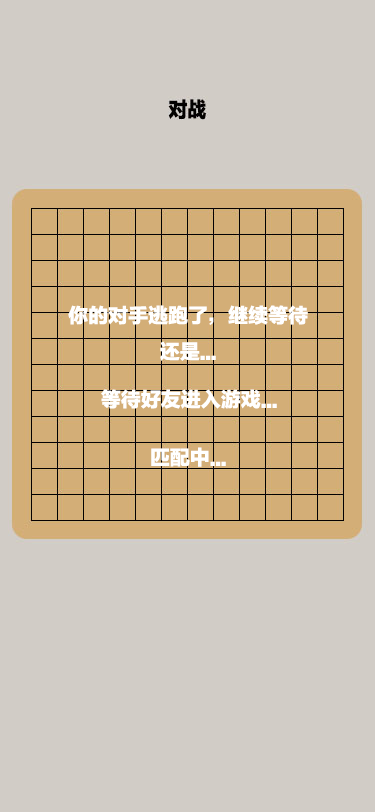
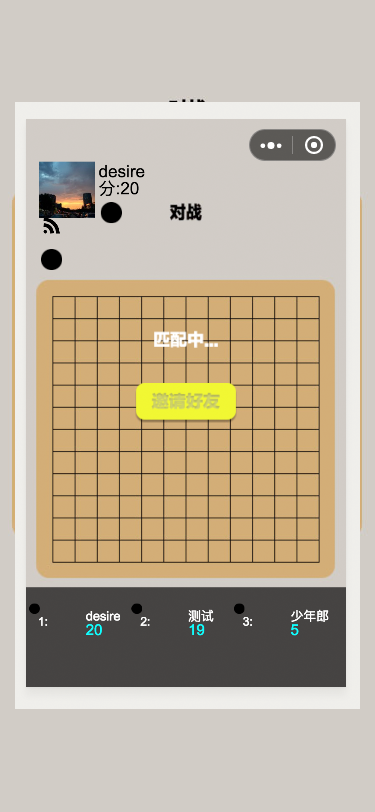
Two versions of the same layered image (375 × 812). Layer-by-layer changes:
showed group "组 2" (11 layers) over [15, 102, 360, 709]
added group "组 1 拷贝 6" with 3 layers in group "组 2" over [15, 102, 360, 709]
added layer "图层 2" in group "组 1 拷贝 6" over [15, 102, 360, 709]
added layer "取消邀请" in group "组 1 拷贝 6" over [139, 563, 219, 582]
added layer "圆角矩形 1" (1st of 7, in "组 2" › "组 1 拷贝 6") in group "组 1 拷贝 6" over [121, 552, 238, 595]
